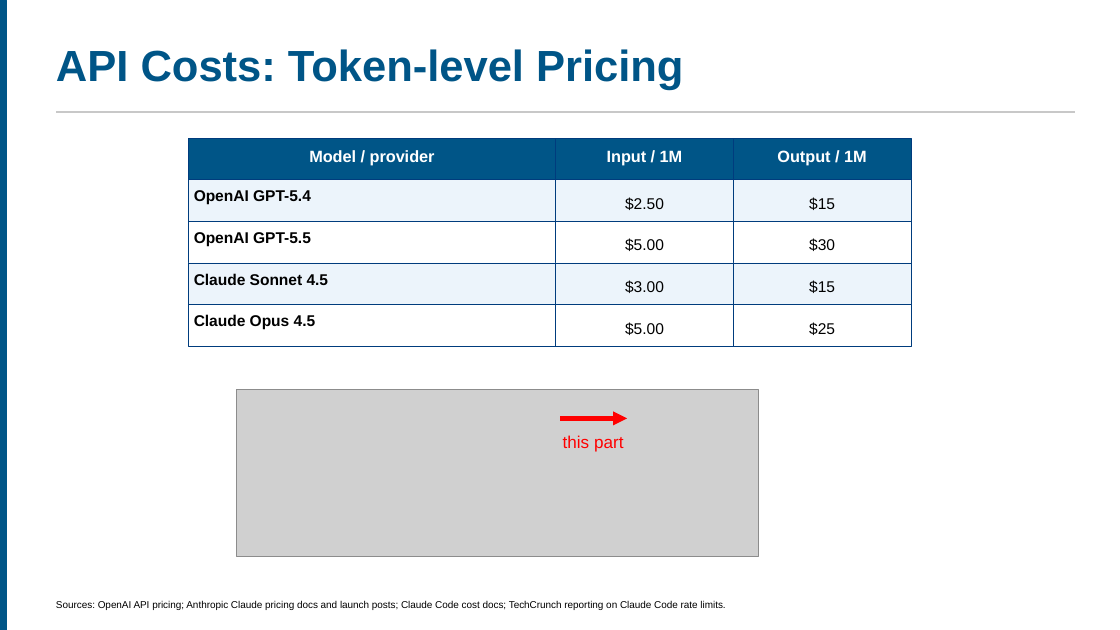
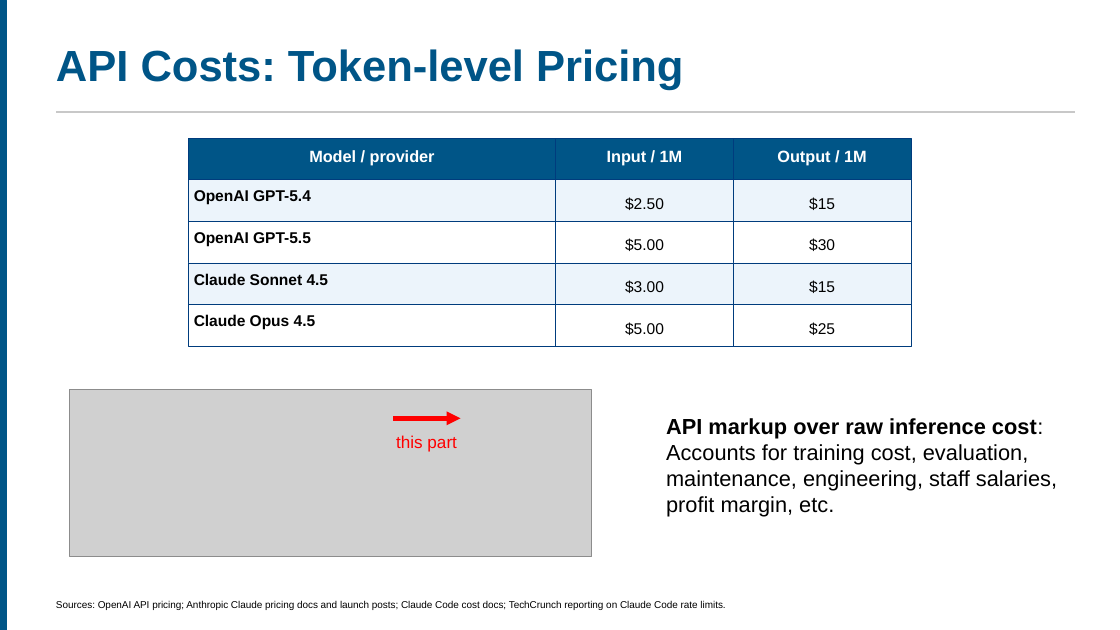
Before and after one commit to ucla-anderson-SSAI/SSAI, a slide deck: slide 49 of Slides/Week 7/Week7.pptx. Drawn at 1120x630 pixels with LibreOffice and Linux fonts; fonts in the diff are those of the drawing; grey boxes stand for pictures. Boxes give left, top, right and bottom in pixels: in the first picture for what was removed or moved away, otherwise in the second. Text is boxed around its words. In the diff, an @@ line names an element or a change of style, - is before the commit and + after.

```diff
--- a/Slides/Week 7/Week7.pptx
+++ b/Slides/Week 7/Week7.pptx
@@ 1 picture, 1 text, 1 arrow: place and size @@
-1 picture, 1 text, 1 arrow at box(236, 390, 758, 557)
+1 picture, 1 text, 1 arrow at box(69, 390, 591, 557)
@@ text added at box(666, 418, 1057, 517), 14 pt, text #000000 @@
+API markup over raw inference cost: Accounts for training cost, evaluation, maintenance, engineering, staff salaries, profit margin, etc.
```
Also in this commit, not shown: 12 other slides changed, 2 other files.
